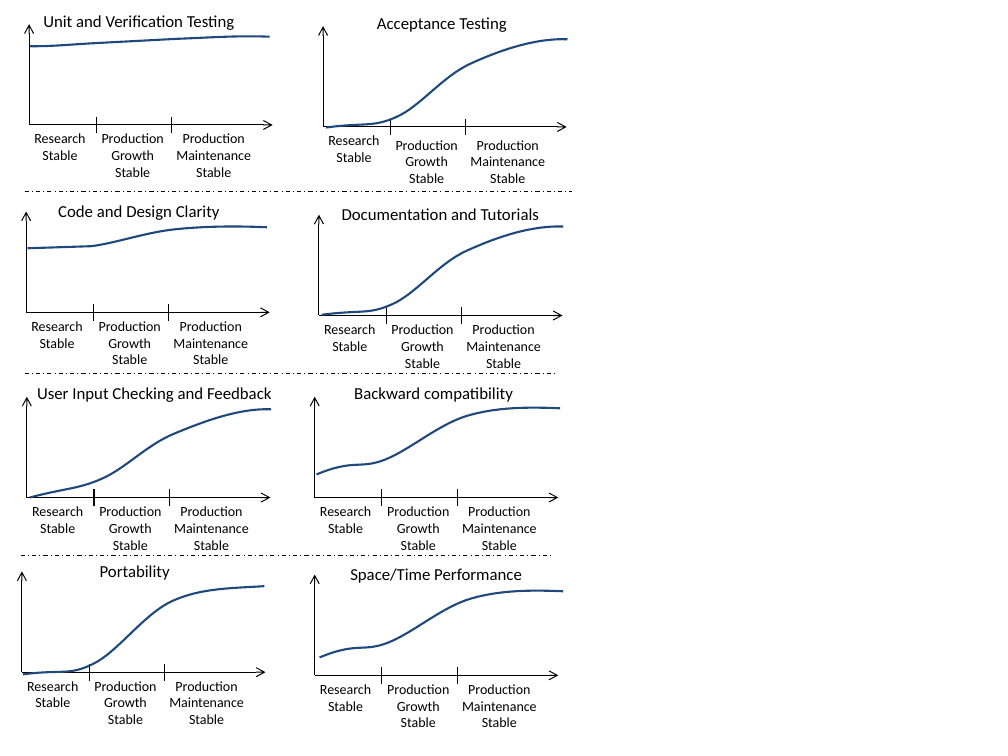
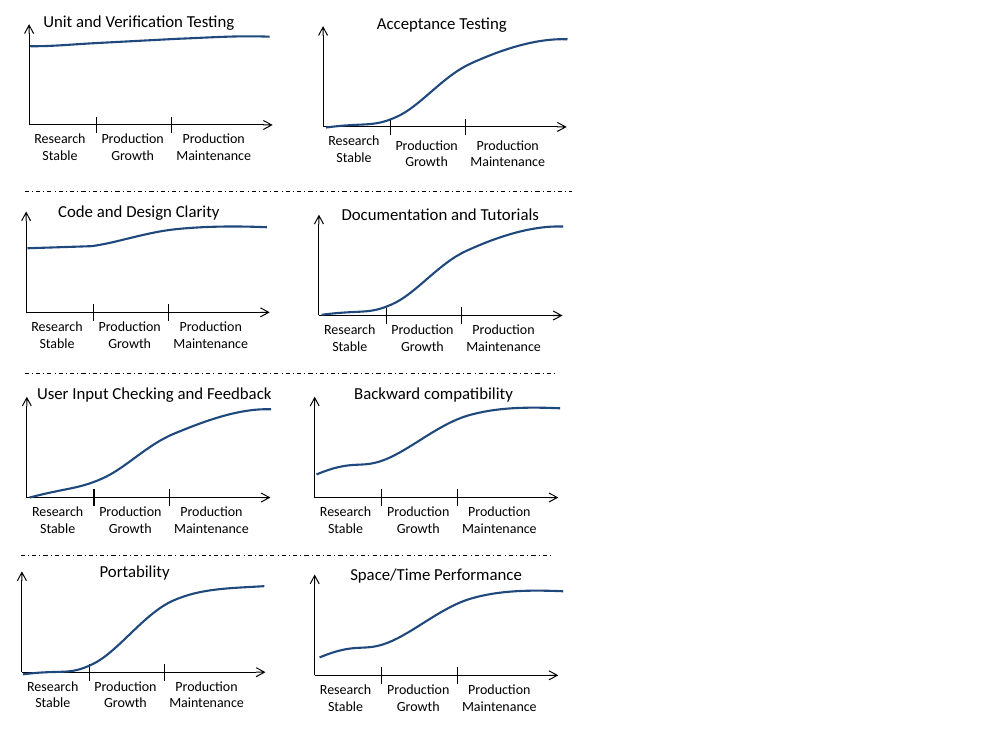
Before and after one commit to GTkorvo/nnti, a slide deck: slide 1 of doc/TrilinosLifecycleModel2/ImprovementsInDevelopmentPhases.pptx. Drawn at 1008x756 pixels with LibreOffice and Linux fonts; fonts in the diff are those of the drawing. Boxes give left, top, right and bottom in pixels: in the first picture for what was removed or moved away, otherwise in the second. Text is boxed around its words. In the diff, an @@ line names an element or a change of style, - is before the commit and + after.

Commit message:
Changed 'Purely Experimental' to 'Exploratory'; added 'Unspecified Maturity' classification; removed 'stable' postfix from Production phases.
Changing from 'Purely Experimental' to 'Exploratory' was Carter Edward's idea and I like it.

I added 'Unspecified Maturity' as a possible classification to allow packages to opt out of the whole lifecycle model.

```diff
--- a/doc/TrilinosLifecycleModel2/ImprovementsInDevelopmentPhases.pptx
+++ b/doc/TrilinosLifecycleModel2/ImprovementsInDevelopmentPhases.pptx
@@ text at [115, 167, 150, 177]: paragraph removed @@
-Stable
@@ text at [196, 167, 231, 177]: paragraph removed @@
-Stable
@@ text at [409, 173, 444, 183]: paragraph removed @@
-Stable
@@ text at [490, 173, 525, 183]: paragraph removed @@
-Stable
@@ text at [112, 354, 147, 364]: paragraph removed @@
-Stable
@@ text at [193, 354, 228, 364]: paragraph removed @@
-Stable
@@ text at [405, 358, 440, 368]: paragraph removed @@
-Stable
@@ text at [486, 358, 521, 368]: paragraph removed @@
-Stable
@@ text at [113, 540, 148, 550]: paragraph removed @@
-Stable
@@ text at [194, 540, 229, 550]: paragraph removed @@
-Stable
@@ text at [401, 540, 436, 550]: paragraph removed @@
-Stable
@@ text at [482, 540, 517, 550]: paragraph removed @@
-Stable
@@ text at [108, 714, 143, 724]: paragraph removed @@
-Stable
@@ text at [189, 714, 224, 724]: paragraph removed @@
-Stable
@@ text at [401, 717, 436, 727]: paragraph removed @@
-Stable
@@ text at [482, 717, 517, 727]: paragraph removed @@
-Stable
```
Also in this commit, not shown: 2 other files.
